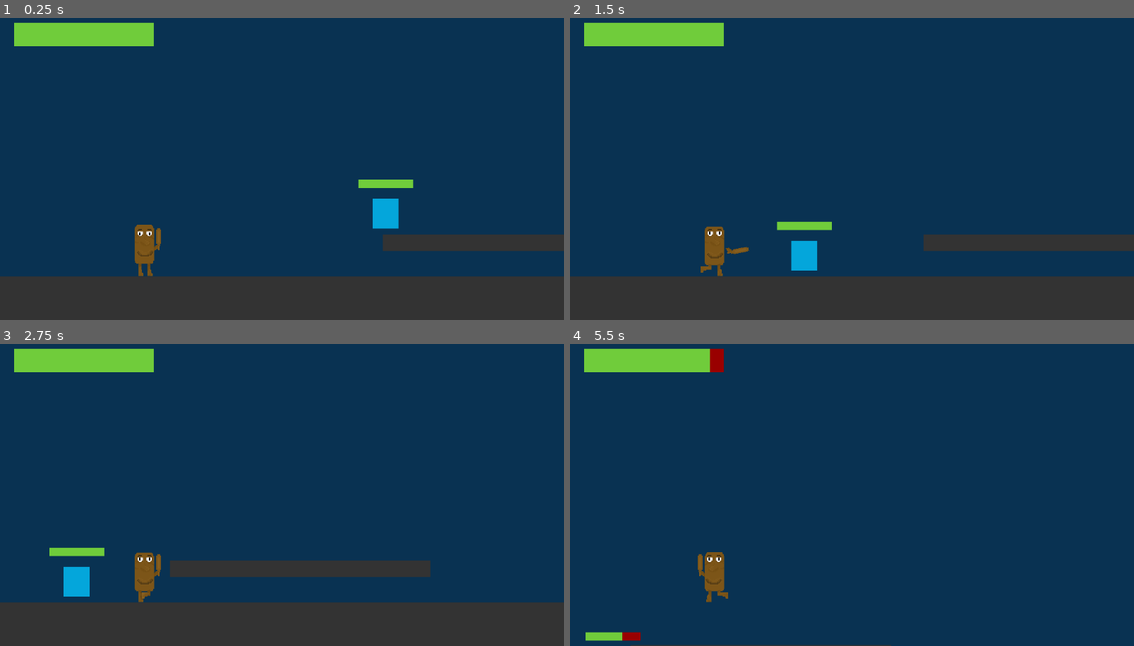
Above: before the commit, frames 1-4 (two rows, left to right).
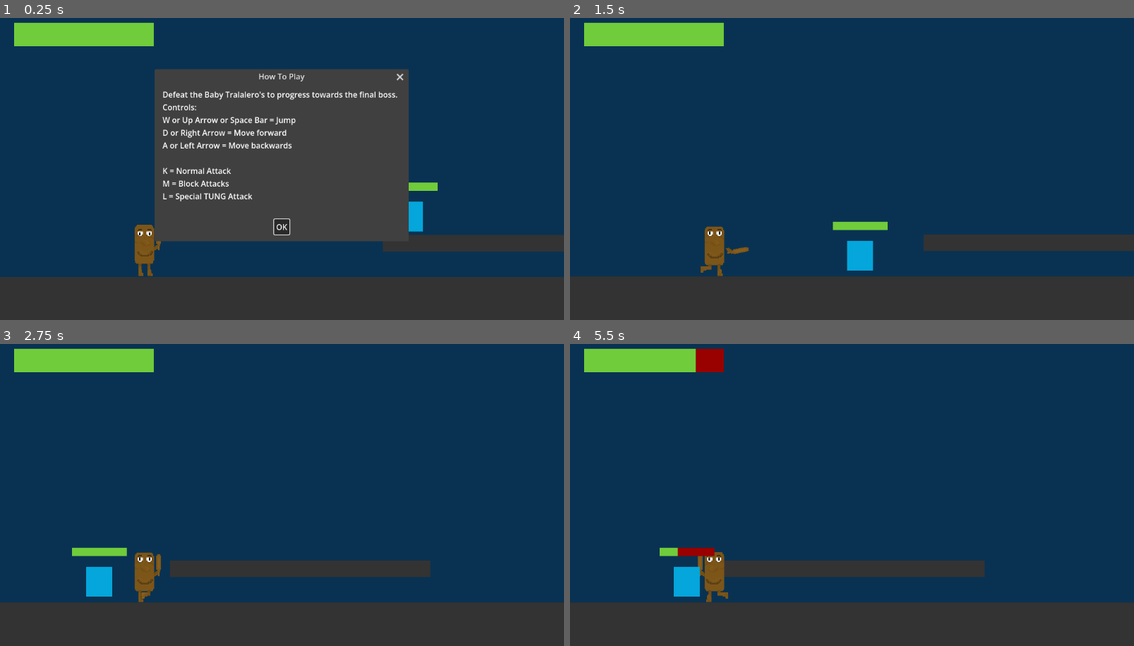
Above: after the commit, the same moments.

Repository: sraniga/saveer-digitaltech-2026
Game: Godot game, scene res://scenes/level_one.tscn
Two runs of this game, one before a commit and one after it. Both use one fixed random seed, a clock stepped at 60 frames per second and the inputs below. Before the commit the project has no main scene; this scene is started directly in both runs.
Inputs (mouse positions are in pixels of both pictures, inside the frame that each line leads up to):
- Up to frame 1 (0.25 s): no input
- Up to frame 2 (1.5 s): click (852, 226) at 0.5 s, where only the run after the commit has a clickable "OK"; hold Right (ui_right) from 1.28 s (still down); tap K (swing_bat) at 1.35 s
- Up to frame 3 (2.75 s): keep holding Right (ui_right); tap Up (ui_up) at 1.52, 2.27 s; tap K (swing_bat) at 2.1 s
- Up to frame 4 (5.5 s): release Right (ui_right) at 2.78 s; hold Left (ui_left) 2.78-3.53 s; tap K (swing_bat) every 0.75 s from 2.85 to 5.1 s; hold Right (ui_right) 3.53-5.03 s; tap Up (ui_up) at 3.77, 4.52, 5.27 s; hold Left (ui_left) from 5.03 s (still down)

The runs differ from the first frame. In frame 1, 26% of the frame differs, in the area x 0-100%, y 17-86%; in frame 2, 1.5%; in frame 3, 1.0%; in frame 4, 18%.

Commit message:
home screen

Diff:
--- a/king-tung/project.godot
+++ b/king-tung/project.godot
@@ -11,6 +11,7 @@
 [application]
 
 config/name="King_Tung"
+run/main_scene="uid://bfc88t8mvouwa"
 config/features=PackedStringArray("4.6", "Forward Plus")
 config/icon="res://icon.svg"
 
--- /dev/null
+++ b/king-tung/scenes/control.tscn
@@ -0,0 +1,43 @@
+[gd_scene format=3 uid="uid://bfc88t8mvouwa"]
+
+[ext_resource type="Texture2D" uid="uid://fyfgndf72pfp" path="res://assets/Screenshot 2026-08-06 at 2.27.52 PM.png" id="1_5p55f"]
+[ext_resource type="Script" uid="uid://dbinknbh858b4" path="res://scripts/control.gd" id="1_r67kn"]
+
+[node name="Control" type="Control" unique_id=1720470539]
+layout_mode = 3
+anchors_preset = 15
+anchor_right = 1.0
+anchor_bottom = 1.0
+grow_horizontal = 2
+grow_vertical = 2
+script = ExtResource("1_r67kn")
+
+[node name="TextureRect" type="TextureRect" parent="." unique_id=17577699]
+layout_mode = 0
+offset_right = 1157.0
+offset_bottom = 653.0
+texture = ExtResource("1_5p55f")
+
+[node name="Play" type="Button" parent="." unique_id=526584015]
+layout_mode = 0
+offset_left = 119.0
+offset_top = 149.0
+offset_right = 311.0
+offset_bottom = 246.0
+flat = true
+
+[node name="Options" type="Button" parent="." unique_id=756866350]
+layout_mode = 0
+offset_left = 84.0
+offset_top = 287.0
+offset_right = 341.0
+offset_bottom = 384.0
+flat = true
+
+[node name="Quit" type="Button" parent="." unique_id=1245102920]
+layout_mode = 0
+offset_left = 119.0
+offset_top = 435.0
+offset_right = 323.0
+offset_bottom = 532.0
+flat = true
--- a/king-tung/scenes/level_one.tscn
+++ b/king-tung/scenes/level_one.tscn
@@ -1,5 +1,6 @@
 [gd_scene format=3 uid="uid://bn3lgnpv7rprw"]
 
+[ext_resource type="Script" uid="uid://c53o16xqygj4n" path="res://scripts/level_one.gd" id="1_843q2"]
 [ext_resource type="PackedScene" uid="uid://bqredpdd7q4l0" path="res://scenes/tung_character.tscn" id="1_cd1xg"]
 [ext_resource type="PackedScene" uid="uid://di8ss3cjc6fto" path="res://scenes/baby_shark.tscn" id="2_843q2"]
 
@@ -16,6 +17,7 @@
 bg_color = Color(0.4402667, 0.8, 0.23200002, 1)
 
 [node name="Node2D" type="Node2D" unique_id=1658184175]
+script = ExtResource("1_843q2")
 
 [node name="StaticBody2D" type="StaticBody2D" parent="." unique_id=1045525557]
 
@@ -63,3 +65,22 @@
 [node name="CharacterBody2D2" parent="." unique_id=1139809648 node_paths=PackedStringArray("player") instance=ExtResource("2_843q2")]
 position = Vector2(583, 522)
 player = NodePath("../CharacterBody2D")
+
+[node name="HowToPlay" type="AcceptDialog" parent="." unique_id=920197198]
+process_mode = 3
+oversampling_override = 1.0
+title = "How To Play"
+initial_position = 1
+size = Vector2i(503, 314)
+visible = true
+ok_button_text = "OK"
+dialog_text = "Defeat the Baby Tralalero's to progress towards the final boss.
+Controls:
+W or Up Arrow or Space Bar = Jump
+D or Right Arrow = Move forward
+A or Left Arrow = Move backwards
+
+K = Normal Attack
+M = Block Attacks
+L = Special TUNG Attack
+"
--- /dev/null
+++ b/king-tung/scripts/control.gd
@@ -0,0 +1,12 @@
+extends Control
+
+
+func _ready() -> void:
+	$Play.pressed.connect(_on_play_pressed)
+	$Quit.pressed.connect(_on_quit_pressed)
+
+func _on_play_pressed() -> void:
+	get_tree().change_scene_to_file("res://scenes/level_one.tscn")
+
+func _on_quit_pressed() -> void:
+	get_tree().quit()
--- /dev/null
+++ b/king-tung/scripts/level_one.gd
@@ -0,0 +1,10 @@
+extends Node2D
+
+func _ready() -> void:
+	#Popup screen when level first starts
+	$HowToPlay.popup_centered()
+	$HowToPlay.confirmed.connect(_on_how_to_play_closed)
+	get_tree().paused = true
+
+func _on_how_to_play_closed() -> void:
+	get_tree().paused = false
--- a/king-tung/scripts/player.gd
+++ b/king-tung/scripts/player.gd
@@ -12,6 +12,7 @@
 
 
 func _ready() -> void:
+	#health ui
 	health_ui.max_value = health
 	health_ui.value = health
 
Binary file added: king-tung/assets/Screenshot 2026-08-06 at 2.27.52 PM.png
Not shown, added: king-tung/assets/Screenshot 2026-08-06 at 2.27.52 PM.png.import
Not shown, added: king-tung/scripts/control.gd.uid
Not shown, added: king-tung/scripts/level_one.gd.uid
